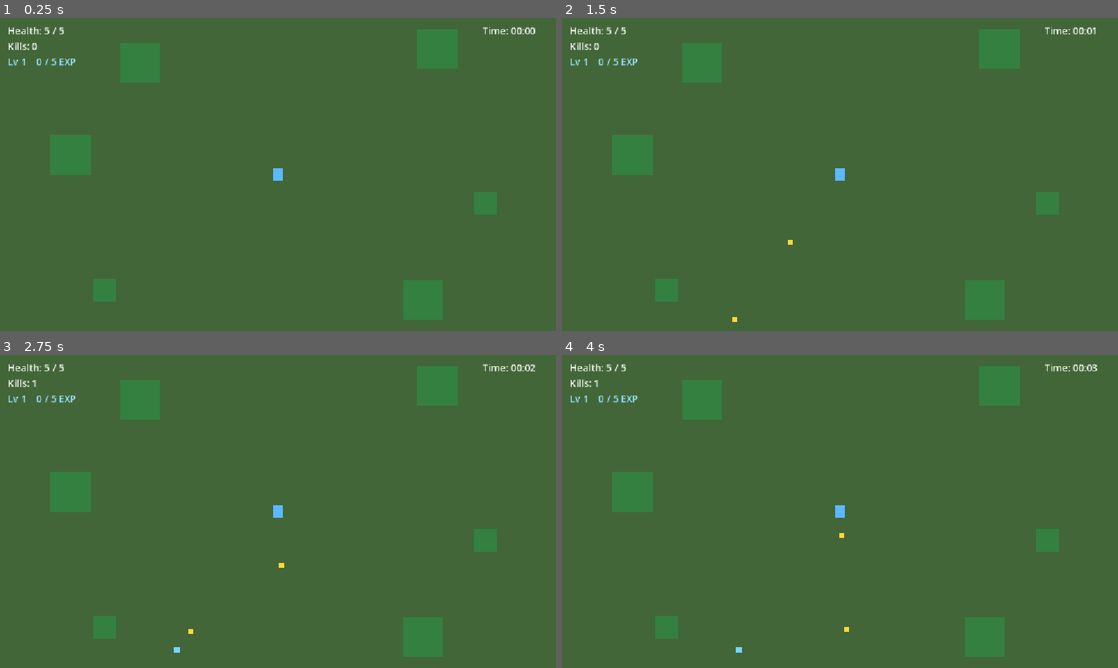
Above: before the commit, frames 1-4 (two rows, left to right).
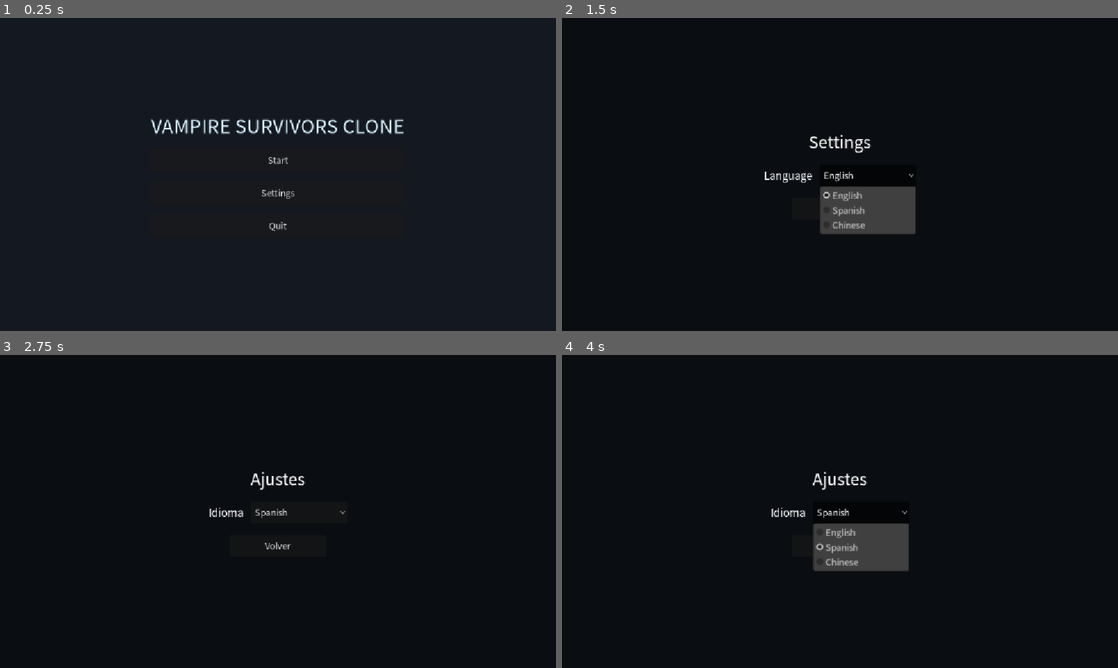
Above: after the commit, the same moments.

Repository: JunyuHe/Game
Game: Godot game, scene res://scenes/MainMenu.tscn
The game is run twice, just before and just after one commit, with the same random seed, the same clock (stepped at 60 frames per second) and the same inputs. Before the commit the project starts from res://scenes/Main.tscn.
Inputs (mouse positions are in pixels of both pictures, inside the frame that each line leads up to):
- Up to frame 1 (0.25 s): no input
- Up to frame 2 (1.5 s): click (840, 193) at 0.5 s, where only the run after the commit has a clickable "Settings"; click (867, 174) at 1.25 s, where only the run after the commit has a clickable "English"
- Up to frame 3 (2.75 s): click (278, 545) at 2 s, where only the run after the commit has a clickable "Back"
- Up to frame 4 (4 s): click (840, 530) at 2.75 s, where only the run after the commit has a clickable "Ajustes"; click (862, 511) at 3.5 s, where only the run after the commit has a clickable "Spanish"

The runs differ from the first frame. In frame 1, 100% of the frame differs, in the area x 0-100%, y 0-100%; in frame 2, 100%; in frame 3, 100%; in frame 4, 100%.

Commit message:
Add main menu with language settings (English, Chinese, Spanish)

Diff:
--- /dev/null
+++ b/Final-Game/assets/ui_theme.tres
@@ -0,0 +1,8 @@
+[gd_resource type="Theme" load_steps=2 format=3]
+
+[sub_resource type="SystemFont" id="SystemFont_cjk"]
+font_names = PackedStringArray("Microsoft YaHei", "Segoe UI", "Noto Sans CJK SC", "PingFang SC", "Arial")
+
+[resource]
+default_font = SubResource("SystemFont_cjk")
+default_font_size = 18
--- a/Final-Game/project.godot
+++ b/Final-Game/project.godot
@@ -11,12 +11,20 @@
 [application]
 
 config/name="Vampire Survivors Clone"
-run/main_scene="res://scenes/Main.tscn"
+run/main_scene="res://scenes/MainMenu.tscn"
 config/features=PackedStringArray("4.6", "Forward Plus")
+
+[autoload]
+
+Loc="*res://scripts/localization.gd"
 
 [display]
 
 window/stretch/mode="canvas_items"
+
+[gui]
+
+theme/custom="res://assets/ui_theme.tres"
 
 [input]
 
--- /dev/null
+++ b/Final-Game/scenes/MainMenu.tscn
@@ -0,0 +1,115 @@
+[gd_scene load_steps=2 format=3]
+
+[ext_resource type="Script" path="res://scripts/main_menu.gd" id="1_menu"]
+
+[node name="MainMenu" type="Control"]
+layout_mode = 3
+anchors_preset = 15
+anchor_right = 1.0
+anchor_bottom = 1.0
+grow_horizontal = 2
+grow_vertical = 2
+script = ExtResource("1_menu")
+
+[node name="Background" type="ColorRect" parent="."]
+layout_mode = 1
+anchors_preset = 15
+anchor_right = 1.0
+anchor_bottom = 1.0
+grow_horizontal = 2
+grow_vertical = 2
+color = Color(0.08, 0.1, 0.13, 1)
+
+[node name="Center" type="CenterContainer" parent="."]
+layout_mode = 1
+anchors_preset = 15
+anchor_right = 1.0
+anchor_bottom = 1.0
+grow_horizontal = 2
+grow_vertical = 2
+
+[node name="VBox" type="VBoxContainer" parent="Center"]
+layout_mode = 2
+theme_override_constants/separation = 18
+alignment = 1
+
+[node name="TitleLabel" type="Label" parent="Center/VBox"]
+layout_mode = 2
+theme_override_colors/font_color = Color(0.85, 0.95, 1, 1)
+theme_override_font_sizes/font_size = 40
+text = "VAMPIRE SURVIVORS CLONE"
+horizontal_alignment = 1
+
+[node name="StartButton" type="Button" parent="Center/VBox"]
+custom_minimum_size = Vector2(280, 50)
+layout_mode = 2
+text = "Start"
+
+[node name="SettingsButton" type="Button" parent="Center/VBox"]
+custom_minimum_size = Vector2(280, 50)
+layout_mode = 2
+text = "Settings"
+
+[node name="QuitButton" type="Button" parent="Center/VBox"]
+custom_minimum_size = Vector2(280, 50)
+layout_mode = 2
+text = "Quit"
+
+[node name="SettingsPanel" type="ColorRect" parent="."]
+visible = false
+layout_mode = 1
+anchors_preset = 15
+anchor_right = 1.0
+anchor_bottom = 1.0
+grow_horizontal = 2
+grow_vertical = 2
+color = Color(0.04, 0.05, 0.07, 1)
+
+[node name="Center" type="CenterContainer" parent="SettingsPanel"]
+layout_mode = 1
+anchors_preset = 15
+anchor_right = 1.0
+anchor_bottom = 1.0
+grow_horizontal = 2
+grow_vertical = 2
+
+[node name="VBox" type="VBoxContainer" parent="SettingsPanel/Center"]
+layout_mode = 2
+theme_override_constants/separation = 24
+alignment = 1
+
+[node name="SettingsTitle" type="Label" parent="SettingsPanel/Center/VBox"]
+layout_mode = 2
+theme_override_colors/font_color = Color(1, 1, 1, 1)
+theme_override_font_sizes/font_size = 34
+text = "Settings"
+horizontal_alignment = 1
+
+[node name="LanguageRow" type="HBoxContainer" parent="SettingsPanel/Center/VBox"]
+layout_mode = 2
+theme_override_constants/separation = 16
+alignment = 1
+
+[node name="LanguageLabel" type="Label" parent="SettingsPanel/Center/VBox/LanguageRow"]
+layout_mode = 2
+theme_override_colors/font_color = Color(1, 1, 1, 1)
+theme_override_font_sizes/font_size = 22
+text = "Language"
+vertical_alignment = 1
+
+[node name="LanguageOption" type="OptionButton" parent="SettingsPanel/Center/VBox/LanguageRow"]
+custom_minimum_size = Vector2(200, 44)
+layout_mode = 2
+text = "English"
+
+[node name="BackButton" type="Button" parent="SettingsPanel/Center/VBox"]
+custom_minimum_size = Vector2(200, 46)
+layout_mode = 2
+size_flags_horizontal = 4
+text = "Back"
+
+[connection signal="pressed" from="Center/VBox/StartButton" to="." method="_on_start_pressed"]
+[connection signal="pressed" from="Center/VBox/SettingsButton" to="." method="_on_settings_pressed"]
+[connection signal="pressed" from="Center/VBox/QuitButton" to="." method="_on_quit_pressed"]
+[connection signal="pressed" from="SettingsPanel/Center/VBox/BackButton" to="." method="_on_back_pressed"]
+[connection signal="item_selected" from="SettingsPanel/Center/VBox/LanguageRow/LanguageOption" to="." method="_on_language_selected"]
--- /dev/null
+++ b/Final-Game/scripts/localization.gd
@@ -0,0 +1,135 @@
+extends Node
+## Runtime localization service for the game.
+## Source strings are English. Chinese and Spanish are provided as translations;
+## every language keeps the same key set so switching never leaves a string untranslated.
+
+signal language_changed(code: String)
+
+const SETTINGS_PATH := "user://settings.cfg"
+
+## Languages offered in the settings menu. Labels stay in English on purpose.
+const SUPPORTED := [
+	{"code": "en", "label": "English"},
+	{"code": "es", "label": "Spanish"},
+	{"code": "zh", "label": "Chinese"}
+]
+
+const STRINGS := {
+	"en": {
+		"app_title": "VAMPIRE SURVIVORS CLONE",
+		"menu_start": "Start",
+		"menu_settings": "Settings",
+		"menu_quit": "Quit",
+		"settings_title": "Settings",
+		"settings_language": "Language",
+		"settings_back": "Back",
+		"hud_health": "Health: %d / %d",
+		"hud_kills": "Kills: %d",
+		"hud_level_exp": "Lv %d    %d / %d EXP",
+		"hud_time": "Time: %02d:%02d",
+		"stats_title": "Character Stats (press Tab to close)",
+		"stats_level": "Level: %d",
+		"stats_exp": "EXP: %d / %d",
+		"stats_hp": "HP: %d / %d",
+		"stats_speed": "Speed: %d",
+		"stats_interval": "Attack interval: %.2fs",
+		"stats_damage": "Damage: %d",
+		"stats_kills": "Kills: %d",
+		"game_over": "GAME OVER",
+		"game_over_restart": "Restart"
+	},
+	"es": {
+		"app_title": "CLON DE VAMPIRE SURVIVORS",
+		"menu_start": "Jugar",
+		"menu_settings": "Ajustes",
+		"menu_quit": "Salir",
+		"settings_title": "Ajustes",
+		"settings_language": "Idioma",
+		"settings_back": "Volver",
+		"hud_health": "Salud: %d / %d",
+		"hud_kills": "Bajas: %d",
+		"hud_level_exp": "Nv %d    %d / %d EXP",
+		"hud_time": "Tiempo: %02d:%02d",
+		"stats_title": "Atributos (Tab para cerrar)",
+		"stats_level": "Nivel: %d",
+		"stats_exp": "EXP: %d / %d",
+		"stats_hp": "Salud: %d / %d",
+		"stats_speed": "Velocidad: %d",
+		"stats_interval": "Intervalo de disparo: %.2f s",
+		"stats_damage": "Dano: %d",
+		"stats_kills": "Bajas: %d",
+		"game_over": "FIN DEL JUEGO",
+		"game_over_restart": "Reiniciar"
+	},
+	"zh": {
+		"app_title": "吸血鬼幸存者 复刻版",
+		"menu_start": "开始游戏",
+		"menu_settings": "设置",
+		"menu_quit": "退出",
+		"settings_title": "设置",
+		"settings_language": "语言",
+		"settings_back": "返回",
+		"hud_health": "生命：%d / %d",
+		"hud_kills": "击杀：%d",
+		"hud_level_exp": "等级 %d    %d / %d 经验",
+		"hud_time": "时间：%02d:%02d",
+		"stats_title": "角色属性（Tab 关闭）",
+		"stats_level": "等级：%d",
+		"stats_exp": "经验：%d / %d",
+		"stats_hp": "生命：%d / %d",
+		"stats_speed": "移速：%d",
+		"stats_interval": "攻击间隔：%.2f 秒",
+		"stats_damage": "伤害：%d",
+		"stats_kills": "击杀：%d",
+		"game_over": "游戏结束",
+		"game_over_restart": "重新开始"
+	}
+}
+
+var language: String = "en"
+
+func _ready() -> void:
+	_load_preference()
+
+## Languages available for the language picker, in display order.
+func languages() -> Array:
+	return SUPPORTED
+
+## Translated string for a key, falling back to English and then to the key itself.
+func t(key: String) -> String:
+	var table: Dictionary = STRINGS.get(language, STRINGS["en"])
+	if table.has(key):
+		return table[key]
+	return STRINGS["en"].get(key, key)
+
+## Translated string with printf-style arguments.
+func format_tr(key: String, args: Array) -> String:
+	return t(key) % args
+
+## Index of the current language inside SUPPORTED.
+func current_index() -> int:
+	for i in SUPPORTED.size():
+		if SUPPORTED[i]["code"] == language:
+			return i
+	return 0
+
+## Switch language, persist it and notify listeners.
+func set_language(code: String) -> void:
+	if not STRINGS.has(code) or code == language:
+		return
+	language = code
+	_save_preference()
+	language_changed.emit(code)
+
+func _load_preference() -> void:
+	var config := ConfigFile.new()
+	if config.load(SETTINGS_PATH) != OK:
+		return
+	var saved: String = config.get_value("general", "language", "en")
+	if STRINGS.has(saved):
+		language = saved
+
+func _save_preference() -> void:
+	var config := ConfigFile.new()
+	config.set_value("general", "language", language)
+	config.save(SETTINGS_PATH)
--- a/Final-Game/scripts/main.gd
+++ b/Final-Game/scripts/main.gd
@@ -1,5 +1,6 @@
 extends Node2D
 ## Main scene: HUD, EXP/level display, Tab stats panel, orb spawning, game over screen.
+## All visible text is pulled from the localization service so it follows the chosen language.
 
 @export var orb_scene: PackedScene
 
@@ -9,6 +10,7 @@
 @onready var xp_label: Label = $UI/XpLabel
 @onready var game_over_panel: ColorRect = $UI/GameOverPanel
 @onready var stats_panel: ColorRect = $UI/StatsPanel
+@onready var stats_title: Label = $UI/StatsPanel/VBox/TitleLabel
 @onready var stat_level: Label = $UI/StatsPanel/VBox/LevelLabel
 @onready var stat_exp: Label = $UI/StatsPanel/VBox/ExpLabel
 @onready var stat_hp: Label = $UI/StatsPanel/VBox/HpLabel
@@ -16,6 +18,8 @@
 @onready var stat_interval: Label = $UI/StatsPanel/VBox/IntervalLabel
 @onready var stat_damage: Label = $UI/StatsPanel/VBox/DamageLabel
 @onready var stat_kills: Label = $UI/StatsPanel/VBox/KillsLabel
+@onready var game_over_label: Label = $UI/GameOverPanel/Center/VBox/GameOverLabel
+@onready var restart_button: Button = $UI/GameOverPanel/Center/VBox/RestartButton
 
 var kills: int = 0
 var _elapsed: float = 0.0
@@ -31,7 +35,8 @@
 	player.exp_changed.connect(_on_player_exp_changed)
 	player.stats_changed.connect(_refresh_stats)
 	player.died.connect(_on_player_died)
-	_refresh_stats()
+	Loc.language_changed.connect(_on_language_changed)
+	_refresh_texts()
 
 func _process(delta: float) -> void:
 	if not _game_over and Input.is_action_just_pressed("toggle_stats"):
@@ -41,11 +46,11 @@
 	if _game_over:
 		return
 	_elapsed += delta
-	time_label.text = "Time: %02d:%02d" % [int(_elapsed) / 60, int(_elapsed) % 60]
+	time_label.text = Loc.format_tr("hud_time", [int(_elapsed) / 60, int(_elapsed) % 60])
 
 func on_mob_killed(position: Vector2, exp_value: int) -> void:
 	kills += 1
-	kills_label.text = "Kills: %d" % kills
+	kills_label.text = Loc.format_tr("hud_kills", [kills])
 	_spawn_orb(position, exp_value)
 
 func _spawn_orb(position: Vector2, exp_value: int) -> void:
@@ -57,26 +62,42 @@
 	orb.exp_value = exp_value
 
 func _on_player_health_changed(current: int, max: int) -> void:
-	health_label.text = "Health: %d / %d" % [current, max]
+	health_label.text = Loc.format_tr("hud_health", [current, max])
 
 func _on_player_exp_changed(level: int, exp: int, exp_to_next: int) -> void:
-	xp_label.text = "Lv %d    %d / %d EXP" % [level, exp, exp_to_next]
+	xp_label.text = Loc.format_tr("hud_level_exp", [level, exp, exp_to_next])
 	_refresh_stats()
 
 func _refresh_stats() -> void:
 	var player := $Player
 	if player == null:
 		return
-	stat_level.text = "Level: %d" % player.level
-	stat_exp.text = "EXP: %d / %d" % [player.exp, player.exp_to_next()]
-	stat_hp.text = "HP: %d / %d" % [player.health, player.max_health]
-	stat_speed.text = "Speed: %d" % int(player.speed)
+	stat_level.text = Loc.format_tr("stats_level", [player.level])
+	stat_exp.text = Loc.format_tr("stats_exp", [player.exp, player.exp_to_next()])
+	stat_hp.text = Loc.format_tr("stats_hp", [player.health, player.max_health])
+	stat_speed.text = Loc.format_tr("stats_speed", [int(player.speed)])
 
 	var weapon := player.get_node_or_null("Weapon")
 	var interval: float = weapon.fire_interval if weapon != null else 0.45
-	stat_interval.text = "Attack interval: %.2fs" % interval
-	stat_damage.text = "Damage: %d" % player.damage
-	stat_kills.text = "Kills: %d" % kills
+	stat_interval.text = Loc.format_tr("stats_interval", [interval])
+	stat_damage.text = Loc.format_tr("stats_damage", [player.damage])
+	stat_kills.text = Loc.format_tr("stats_kills", [kills])
+
+## Re-applies every static label after a language change.
+func _refresh_texts() -> void:
+	var player := $Player
+	stats_title.text = Loc.t("stats_title")
+	game_over_label.text = Loc.t("game_over")
+	restart_button.text = Loc.t("game_over_restart")
+	if player == null:
+		return
+	health_label.text = Loc.format_tr("hud_health", [player.health, player.max_health])
+	kills_label.text = Loc.format_tr("hud_kills", [kills])
+	xp_label.text = Loc.format_tr("hud_level_exp", [player.level, player.exp, player.exp_to_next()])
+	_refresh_stats()
+
+func _on_language_changed(_code: String) -> void:
+	_refresh_texts()
 
 func _on_player_died() -> void:
 	_game_over = true
--- /dev/null
+++ b/Final-Game/scripts/main_menu.gd
@@ -0,0 +1,58 @@
+extends Control
+## Main menu: Start, Settings (language picker) and Quit.
+## Every visible string is fetched from the localization service, so the UI follows the chosen language.
+
+@onready var title_label: Label = $Center/VBox/TitleLabel
+@onready var start_button: Button = $Center/VBox/StartButton
+@onready var settings_button: Button = $Center/VBox/SettingsButton
+@onready var quit_button: Button = $Center/VBox/QuitButton
+
+@onready var settings_panel: ColorRect = $SettingsPanel
+@onready var settings_title: Label = $SettingsPanel/Center/VBox/SettingsTitle
+@onready var language_label: Label = $SettingsPanel/Center/VBox/LanguageRow/LanguageLabel
+@onready var language_option: OptionButton = $SettingsPanel/Center/VBox/LanguageRow/LanguageOption
+@onready var back_button: Button = $SettingsPanel/Center/VBox/BackButton
+
+func _ready() -> void:
+	settings_panel.visible = false
+	Loc.language_changed.connect(_on_language_changed)
+	_populate_languages()
+	_refresh_texts()
+
+func _populate_languages() -> void:
+	language_option.clear()
+	for entry in Loc.languages():
+		language_option.add_item(entry["label"])
+	language_option.selected = Loc.current_index()
+
+func _refresh_texts() -> void:
+	title_label.text = Loc.t("app_title")
+	start_button.text = Loc.t("menu_start")
+	settings_button.text = Loc.t("menu_settings")
+	quit_button.text = Loc.t("menu_quit")
+	settings_title.text = Loc.t("settings_title")
+	language_label.text = Loc.t("settings_language")
+	back_button.text = Loc.t("settings_back")
+
+func _on_language_changed(_code: String) -> void:
+	_populate_languages()
+	_refresh_texts()
+
+func _on_start_pressed() -> void:
+	get_tree().change_scene_to_file("res://scenes/Main.tscn")
+
+func _on_settings_pressed() -> void:
+	language_option.selected = Loc.current_index()
+	settings_panel.visible = true
+
+func _on_back_pressed() -> void:
+	settings_panel.visible = false
+
+func _on_quit_pressed() -> void:
+	get_tree().quit()
+
+func _on_language_selected(index: int) -> void:
+	var supported := Loc.languages()
+	if index < 0 or index >= supported.size():
+		return
+	Loc.set_language(supported[index]["code"])
Binary file added: Final-Game/docs/screenshots/game_zh.png
Not shown, added: Final-Game/docs/screenshots/game_zh.png.import
Binary file added: Final-Game/docs/screenshots/menu_en.png
Not shown, added: Final-Game/docs/screenshots/menu_en.png.import
Binary file added: Final-Game/docs/screenshots/settings_es.png
Not shown, added: Final-Game/docs/screenshots/settings_es.png.import
Binary file added: Final-Game/docs/screenshots/settings_zh.png
Not shown, added: Final-Game/docs/screenshots/settings_zh.png.import
Not shown, added: Final-Game/scripts/localization.gd.uid
Not shown, added: Final-Game/scripts/main_menu.gd.uid
Not shown, added: Final-Game/.gitattributes
